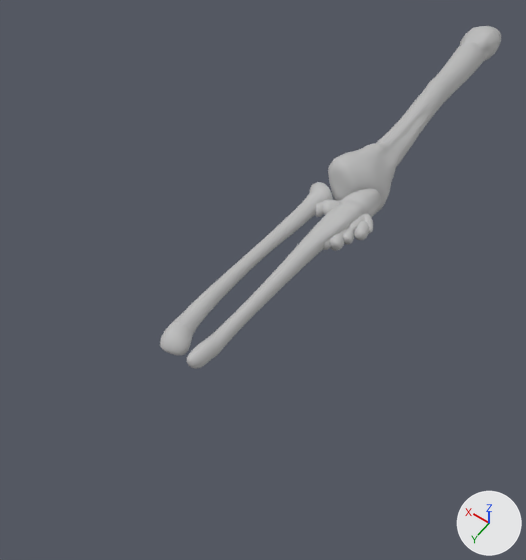
What one commit did to the FBX model Assets/Plugins/LeapMotion/Modules/Hands/Hand Assets/Skeleton/Skeleton_MeshUnderBones.fbx.
One viewpoint serves both versions: a 50 mm lens placed at (-2.47, 3.94, 4.72), pointed at (-0.1, 0.63, -0.49). Arrows for +X, +Y and +Z are at lower right; the lights stay in place. Where no turn or scale is listed for an object, it has been applied to the vertices.

Names of what the first picture shows: 'Bones11', 'Bones19', 'Bones23', 'Bones24', 'Bones25', 'Bones26', 'Bones7'.
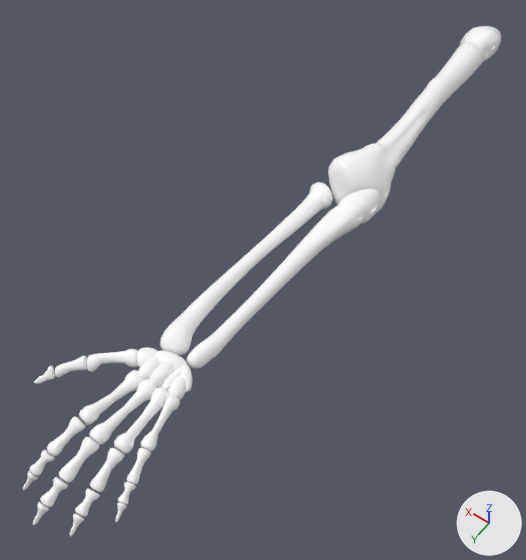
Location of each change, (x1, y1, x2, y2) in pixels of the pictures (526 x 560 px):
'Bones24', recoloured (grey to white)
    both: (160, 182, 381, 369)
'Bones23', recoloured (grey to white)
    both: (328, 26, 501, 215)
'Bones25', recoloured, moved
    before: (323, 199, 373, 240)
    after: (137, 347, 193, 400)
'Bones11', recoloured, moved
    before: (330, 228, 348, 251)
    after: (114, 388, 170, 454)
'Bones7', recoloured, moved
    before: (323, 239, 331, 250)
    after: (89, 379, 158, 445)
'Bones3', recoloured, moved (not visible before)
    after: (79, 370, 144, 425)
'Bones19', recoloured, moved
    before: (315, 200, 341, 217)
    after: (87, 349, 138, 372)
'Bones26', recoloured, moved
    before: (343, 228, 354, 245)
    after: (141, 395, 180, 452)
'Bones6', recoloured, moved (not visible before)
    after: (59, 437, 99, 482)
'Bones10', recoloured, moved (not visible before)
    after: (90, 448, 124, 492)
'Bones2', recoloured, moved (not visible before)
    after: (47, 417, 85, 456)
'Bones14', recoloured, moved (not visible before)
    after: (126, 448, 151, 485)
'Bones5', recoloured, moved (not visible before)
    after: (40, 477, 68, 507)
'Bones', recoloured, moved (not visible before)
    after: (55, 356, 87, 377)
'Bones9', recoloured, moved (not visible before)
    after: (75, 488, 100, 517)
'Bones21', recoloured, moved (not visible before)
    after: (29, 449, 55, 476)
'Bones13', recoloured, moved (not visible before)
    after: (118, 482, 136, 505)
'Bones22', recoloured, moved (not visible before)
    after: (34, 366, 55, 384)
'Bones4', recoloured, moved (not visible before)
    after: (33, 502, 49, 525)
'Bones8', recoloured, moved (not visible before)
    after: (69, 513, 84, 536)
'Bones20', recoloured, moved (not visible before)
    after: (23, 471, 38, 490)
'Bones12', recoloured, moved (not visible before)
    after: (115, 502, 127, 522)

The change, as a list of edits to the scene's bpy script:
```text
Change mat_phong2:
    mat_phong2.base_color: (0.5, 0.5, 0.5) -> (1.0, 1.0, 1.0)  # grey #bcbcbc -> white #ffffff
Change ob_bones3:
    ob_bones3.location: (-0.488, -0.004, -0.012) -> (-0.026, 2.439, -0.077)
Change ob_bones6:
    ob_bones6.location: (-0.543, -0.066, -0.061) -> (-0.154, 2.931, -0.106)
Change ob_bones13:
    ob_bones13.location: (-0.575, -0.156, -0.033) -> (-0.577, 2.914, -0.132)
Change ob_bones5:
    ob_bones5.location: (-0.538, -0.12, -0.055) -> (-0.145, 3.19, -0.183)
Change ob_bones9:
    ob_bones9.location: (-0.555, -0.134, -0.058) -> (-0.386, 3.113, -0.17)
Change ob_bones14:
    ob_bones14.location: (-0.585, -0.117, -0.036) -> (-0.524, 2.725, -0.102)
Change ob_bones12:
    ob_bones12.location: (-0.555, -0.187, -0.039) -> (-0.605, 3.034, -0.165)
Change ob_bones22:
    ob_bones22.location: (-0.475, -0.189, -0.033) -> (0.563, 2.568, -0.157)
Change ob_bones4:
    ob_bones4.location: (-0.537, -0.161, -0.067) -> (-0.141, 3.348, -0.255)
Change ob_bones26:
    ob_bones26.location: (-0.594, -0.043, -0.024) -> (-0.439, 2.388, -0.086)
Change ob_bones21:
    ob_bones21.location: (-0.523, -0.139, -0.064) -> (0.087, 3.083, -0.196)
Change ob_bones25:
    ob_bones25.location: (-0.547, 0.12, -0.025) -> (-0.229, 2.247, -0.065)
Change ob_bones19:
    ob_bones19.location: (-0.372, -0.131, -0.036) -> (0.192, 2.2, -0.083)
Change ob_bones7:
    ob_bones7.location: (-0.522, 0.031, -0.038) -> (-0.177, 2.474, -0.077)
Change ob_bones10:
    ob_bones10.location: (-0.56, -0.078, -0.058) -> (-0.361, 2.872, -0.107)
Change ob_bones8:
    ob_bones8.location: (-0.551, -0.16, -0.062) -> (-0.401, 3.264, -0.226)
Change ob_bones:
    ob_bones.location: (-0.418, -0.164, -0.029) -> (0.434, 2.412, -0.114)
Change ob_bones11:
    ob_bones11.location: (-0.567, 0.01, -0.029) -> (-0.328, 2.449, -0.077)
Change ob_bones20:
    ob_bones20.location: (-0.531, -0.176, -0.079) -> (0.103, 3.218, -0.283)
Change ob_bones2:
    ob_bones2.location: (-0.518, -0.087, -0.055) -> (0.051, 2.856, -0.112)
```
